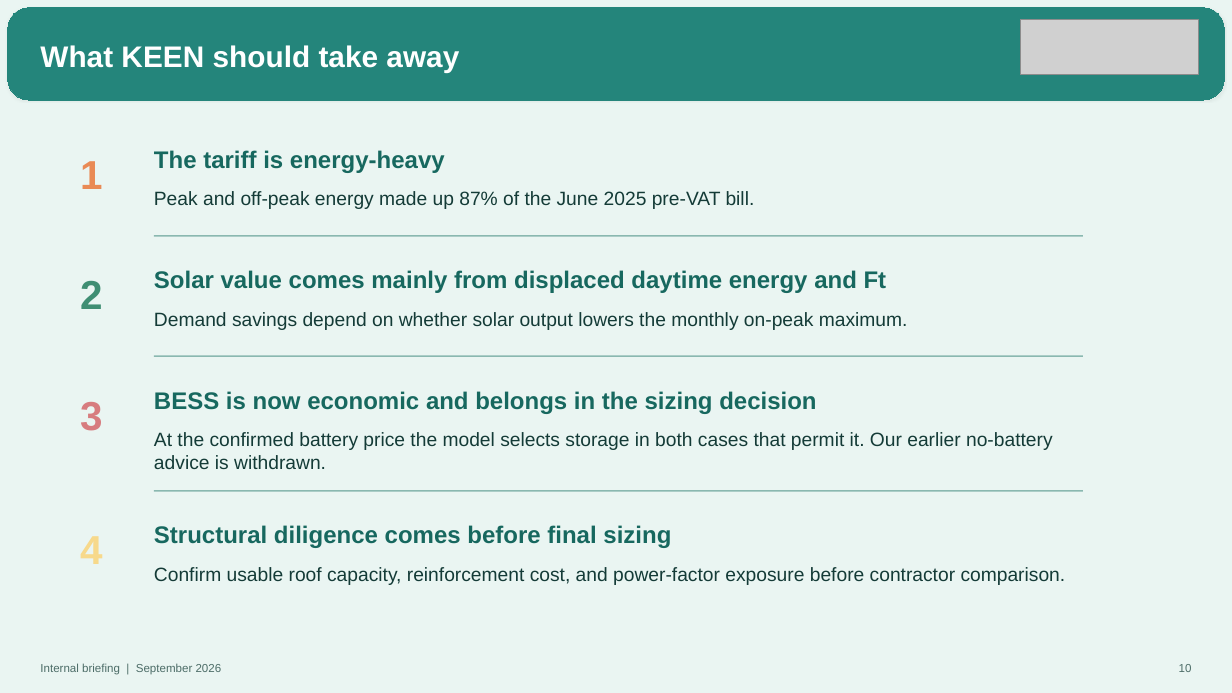
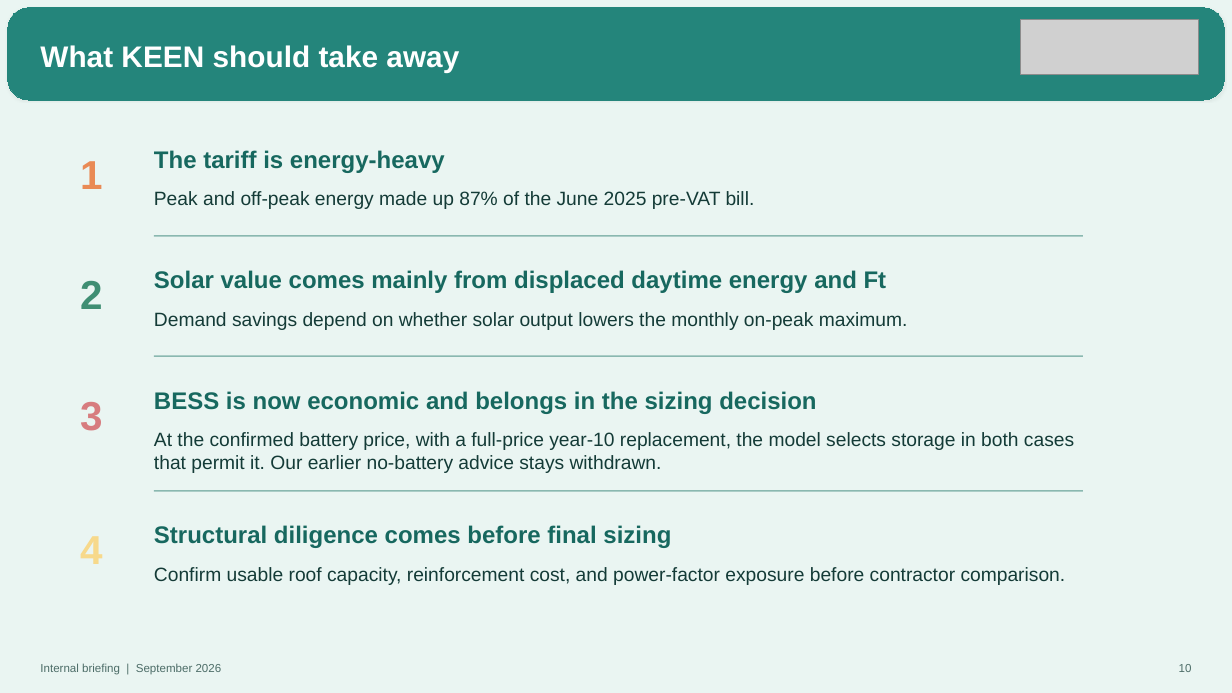
Before and after one commit to Kongnh/Reopt-API, a slide deck: slide 10 of outputs/thailand_case/rofu_thailand/Rofu_Thailand_Tariff_Structure_Internal.pptx. Drawn at 1232x693 pixels with LibreOffice and Linux fonts; fonts in the diff are those of the drawing; grey boxes stand for pictures. Boxes give left, top, right and bottom in pixels: in the first picture for what was removed or moved away, otherwise in the second. Text is boxed around its words. In the diff, an @@ line names an element or a change of style, - is before the commit and + after.

```diff
--- a/outputs/thailand_case/rofu_thailand/Rofu_Thailand_Tariff_Structure_Internal.pptx
+++ b/outputs/thailand_case/rofu_thailand/Rofu_Thailand_Tariff_Structure_Internal.pptx
@@ text at (154, 432, 1074, 473): text changed @@
-At the confirmed battery price the model selects storage in both cases that permit it. Our earlier no-battery advice is withdrawn.
+At the confirmed battery price, with a full-price year-10 replacement, the model selects storage in both cases that permit it. Our earlier no-battery advice stays withdrawn.
```
Also in this commit, not shown: 1 other slide changed, 2 other files.
